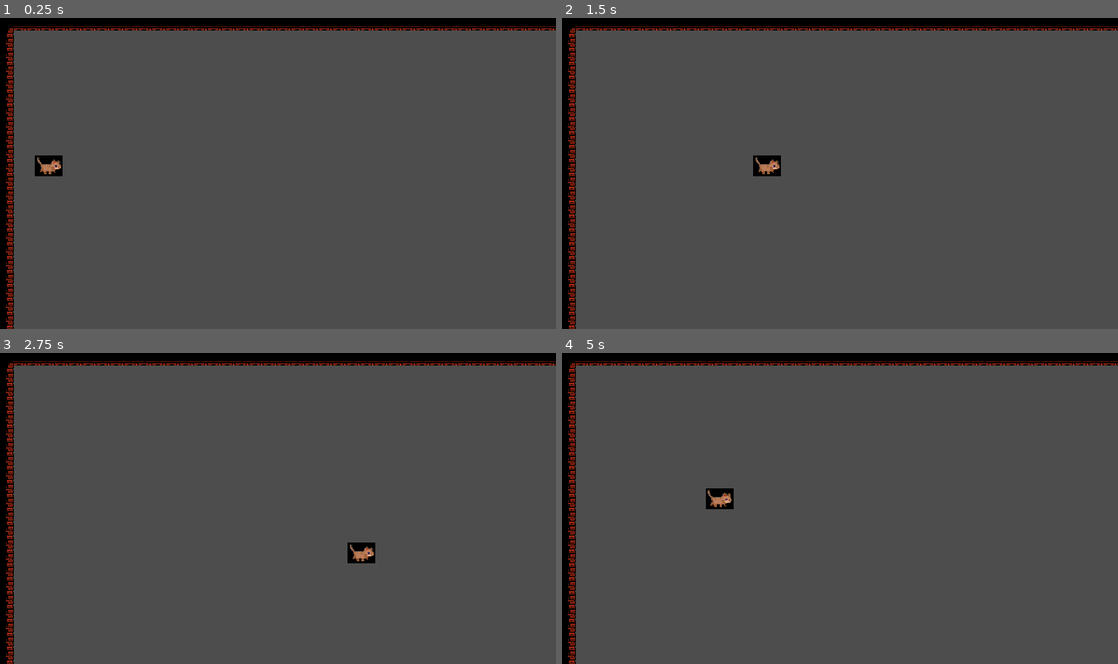
Above: before the commit, frames 1-4 (two rows, left to right).
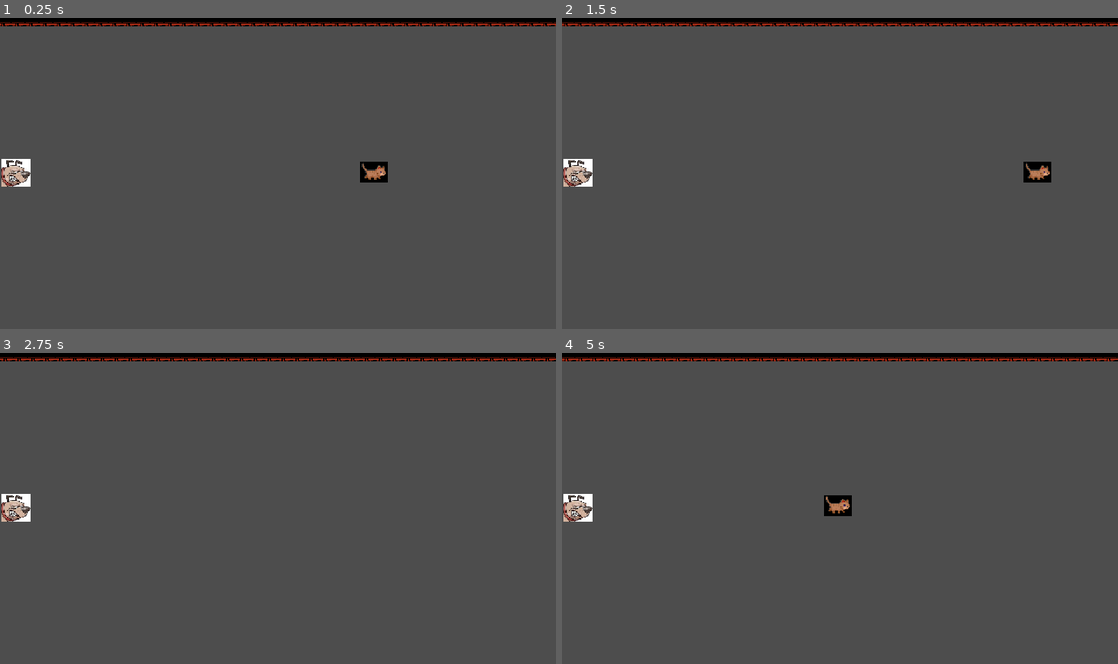
Above: after the commit, the same moments.

Repository: Tony-Villa/cat_run_game
Game: Godot game, scene res://Levels/level_1.tscn
The game is run twice, just before and just after one commit, with the same random seed, the same clock (stepped at 60 frames per second) and the same inputs.
Inputs:
- Up to frame 1 (0.25 s): no input
- Up to frame 2 (1.5 s): hold D (right) 0.53-1.28 s; hold Space (dash) 0.53-1.28 s; hold S (down) from 1.28 s (still down); tap Space (dash) at 1.35 s
- Up to frame 3 (2.75 s): release S (down) at 2.03 s; hold D (right) from 2.03 s (still down); hold Space (dash) from 2.03 s (still down)
- Up to frame 4 (5 s): release D (right) at 2.78 s; release Space (dash) at 2.78 s; hold W (up) 2.78-3.53 s; tap Space (dash) at 2.85, 4.35 s; hold Space (dash) 3.53-4.28 s; hold A (left) from 3.53 s (still down)

The runs differ from the first frame. In frame 1, 5.4% of the frame differs, in the area x 0-100%, y 1-100%; in frame 2, 5.5%; in frame 3, 5.1%; in frame 4, 5.5%.

Commit message:
Added Nemesis. Added Camera. Added logic to make nemesis and camera to constantly move horizontally.

Diff:
--- /dev/null
+++ b/Components/game_camera.gd
@@ -0,0 +1,17 @@
+extends Camera2D
+
+@export var camera_offset: int = 0
+
+var nemesis: CharacterBody2D
+
+
+func _ready():
+	nemesis = get_tree().get_first_node_in_group("nemesis")
+	if nemesis == null:
+		print("Error: Need to put Nemesis in scene!")
+
+func _process(_delta):
+	if nemesis == null:
+		pass
+
+	global_position = nemesis.global_position + Vector2(camera_offset,0)
--- /dev/null
+++ b/Components/game_camera.tscn
@@ -0,0 +1,7 @@
+[gd_scene load_steps=2 format=3 uid="uid://gklmgrtjkpb0"]
+
+[ext_resource type="Script" path="res://Components/game_camera.gd" id="1_t4kc2"]
+
+[node name="GameCamera" type="Camera2D"]
+script = ExtResource("1_t4kc2")
+camera_offset = 303
--- a/Levels/level_parent.tscn
+++ b/Levels/level_parent.tscn
@@ -1,8 +1,10 @@
-[gd_scene load_steps=6 format=3 uid="uid://bdas38ayitrge"]
+[gd_scene load_steps=8 format=3 uid="uid://bdas38ayitrge"]
 
 [ext_resource type="Script" path="res://Levels/level_parent.gd" id="1_5dbh6"]
 [ext_resource type="PackedScene" uid="uid://cinutnrxmhgxc" path="res://Player/player.tscn" id="1_p1qyh"]
+[ext_resource type="PackedScene" uid="uid://gklmgrtjkpb0" path="res://Components/game_camera.tscn" id="2_d2uri"]
 [ext_resource type="Texture2D" uid="uid://dernwqob5yd3w" path="res://Assets/TileMaps/tilemap_bricks.png" id="3_3awxh"]
+[ext_resource type="PackedScene" uid="uid://cegpvmc24nqad" path="res://Nemesis/nemesis.tscn" id="5_lyilw"]
 
 [sub_resource type="TileSetAtlasSource" id="TileSetAtlasSource_4jr37"]
 texture = ExtResource("3_3awxh")
@@ -77,52 +79,42 @@
 3:3/0/physics_layer_0/polygon_0/points = PackedVector2Array(5.07659, 4.14956, -1.98649, 8, -8, 8, -8, -8, 6.75408, -8, 7.10723, 1.67748)
 3:3/0/terrains_peering_bit/top_left_corner = 0
 0:5/0 = 0
-0:5/0/terrain = 1
 0:5/0/physics_layer_0/linear_velocity = Vector2(0, 0)
 0:5/0/physics_layer_0/angular_velocity = 0.0
 0:5/0/physics_layer_0/polygon_0/points = PackedVector2Array(-3.66398, -4.06128, 0.927031, -8, 8, -8, 8, 8, -8, 8, -7.10723, 3.61983)
 1:5/0 = 0
-1:5/0/terrain = 1
 1:5/0/physics_layer_0/linear_velocity = Vector2(0, 0)
 1:5/0/physics_layer_0/angular_velocity = 0.0
 1:5/0/physics_layer_0/polygon_0/points = PackedVector2Array(-8, -8, 8, -8, 8, 8, -8, 8)
 3:5/0 = 0
-3:5/0/terrain = 1
 3:5/0/physics_layer_0/linear_velocity = Vector2(0, 0)
 3:5/0/physics_layer_0/angular_velocity = 0.0
 3:5/0/physics_layer_0/polygon_0/points = PackedVector2Array(-3.66398, -4.06128, 0.927031, -8, 8, -8, 8, 8, -8, 8, -7.10723, 3.61983)
 4:5/0 = 0
-4:5/0/terrain = 1
 4:5/0/physics_layer_0/linear_velocity = Vector2(0, 0)
 4:5/0/physics_layer_0/angular_velocity = 0.0
 4:5/0/physics_layer_0/polygon_0/points = PackedVector2Array(4.01713, -4.41443, -0.30901, -8, -8, -8, -8, 8, 8, 8, 8, -0.882886)
 0:6/0 = 0
-0:6/0/terrain = 0
 0:6/0/physics_layer_0/linear_velocity = Vector2(0, 0)
 0:6/0/physics_layer_0/angular_velocity = 0.0
 0:6/0/physics_layer_0/polygon_0/points = PackedVector2Array(-8, -8, 8, -8, 8, 8, -8, 8)
 1:6/0 = 0
-1:6/0/terrain = 0
 1:6/0/physics_layer_0/linear_velocity = Vector2(0, 0)
 1:6/0/physics_layer_0/angular_velocity = 0.0
 1:6/0/physics_layer_0/polygon_0/points = PackedVector2Array(-8, -8, 8, -8, 8, 8, -8, 8)
 3:6/0 = 0
-3:6/0/terrain = 1
 3:6/0/physics_layer_0/linear_velocity = Vector2(0, 0)
 3:6/0/physics_layer_0/angular_velocity = 0.0
 3:6/0/physics_layer_0/polygon_0/points = PackedVector2Array(-4.90002, 4.41443, 2.60451, 8, 8, 8, 8, -8, -8, -8, -8, 1.32433)
 4:6/0 = 0
-4:6/0/terrain = 1
 4:6/0/physics_layer_0/linear_velocity = Vector2(0, 0)
 4:6/0/physics_layer_0/angular_velocity = 0.0
 4:6/0/physics_layer_0/polygon_0/points = PackedVector2Array(5.07659, 4.14956, -1.98649, 8, -8, 8, -8, -8, 6.75408, -8, 7.10723, 1.67748)
 0:7/0 = 0
-0:7/0/terrain = 1
 0:7/0/physics_layer_0/linear_velocity = Vector2(0, 0)
 0:7/0/physics_layer_0/angular_velocity = 0.0
 0:7/0/physics_layer_0/polygon_0/points = PackedVector2Array(-4.90002, 4.41443, 2.60451, 8, 8, 8, 8, -8, -8, -8, -8, 1.32433)
 1:7/0 = 0
-1:7/0/terrain = 1
 1:7/0/physics_layer_0/linear_velocity = Vector2(0, 0)
 1:7/0/physics_layer_0/angular_velocity = 0.0
 1:7/0/physics_layer_0/polygon_0/points = PackedVector2Array(5.07659, 4.14956, -1.98649, 8, -8, 8, -8, -8, 6.75408, -8, 7.10723, 1.67748)
@@ -181,10 +173,15 @@
 [node name="LevelParent" type="Node2D"]
 script = ExtResource("1_5dbh6")
 
+[node name="GameCamera" parent="." instance=ExtResource("2_d2uri")]
+
 [node name="TileMap" type="TileMap" parent="."]
 tile_set = SubResource("TileSet_374up")
 format = 2
 layer_0/tile_data = PackedInt32Array(65536, 196608, 2, 131072, 196608, 2, 196608, 196608, 2, 262144, 196608, 2, 327680, …(11615 unchanged characters)…
 
 [node name="Player" parent="." instance=ExtResource("1_p1qyh")]
-position = Vector2(55, 181)
+position = Vector2(455, 193)
+
+[node name="Nemesis" parent="." instance=ExtResource("5_lyilw")]
+position = Vector2(17, 185)
--- /dev/null
+++ b/Nemesis/nemesis.gd
@@ -0,0 +1,19 @@
+extends CharacterBody2D
+
+@export var base_speed: int = 0
+
+var player: CharacterBody2D
+
+func _ready():
+	player = get_tree().get_first_node_in_group("player")
+	if player == null:
+		print("Error: Need to put player in scene!")
+
+
+func _process(delta):
+	if player == null:
+		pass
+
+	var direction = Vector2(1,0)
+	velocity = direction * base_speed
+	move_and_slide()
--- /dev/null
+++ b/Nemesis/nemesis.tscn
@@ -0,0 +1,21 @@
+[gd_scene load_steps=4 format=3 uid="uid://cegpvmc24nqad"]
+
+[ext_resource type="Script" path="res://Nemesis/nemesis.gd" id="1_1kvdb"]
+[ext_resource type="Texture2D" uid="uid://djuogqfbiwhcc" path="res://Nemesis/nemesis.png" id="1_l4fx3"]
+
+[sub_resource type="CapsuleShape2D" id="CapsuleShape2D_bv3nt"]
+radius = 13.0
+height = 34.0
+
+[node name="Nemesis" type="CharacterBody2D" groups=["nemesis"]]
+position = Vector2(17, 0)
+script = ExtResource("1_1kvdb")
+base_speed = 50
+
+[node name="Sprite2D" type="Sprite2D" parent="."]
+scale = Vector2(0.3, 0.3)
+texture = ExtResource("1_l4fx3")
+
+[node name="CollisionShape2D" type="CollisionShape2D" parent="."]
+rotation = 1.5708
+shape = SubResource("CapsuleShape2D_bv3nt")
--- a/Player/player.tscn
+++ b/Player/player.tscn
@@ -7,7 +7,7 @@
 radius = 5.0
 height = 18.0
 
-[node name="Player" type="CharacterBody2D"]
+[node name="Player" type="CharacterBody2D" groups=["player"]]
 script = ExtResource("1_xcv28")
 base_speed = 150
 dash_speed = 300
Binary file added: Nemesis/nemesis.png
Not shown, added: Nemesis/nemesis.png.import
